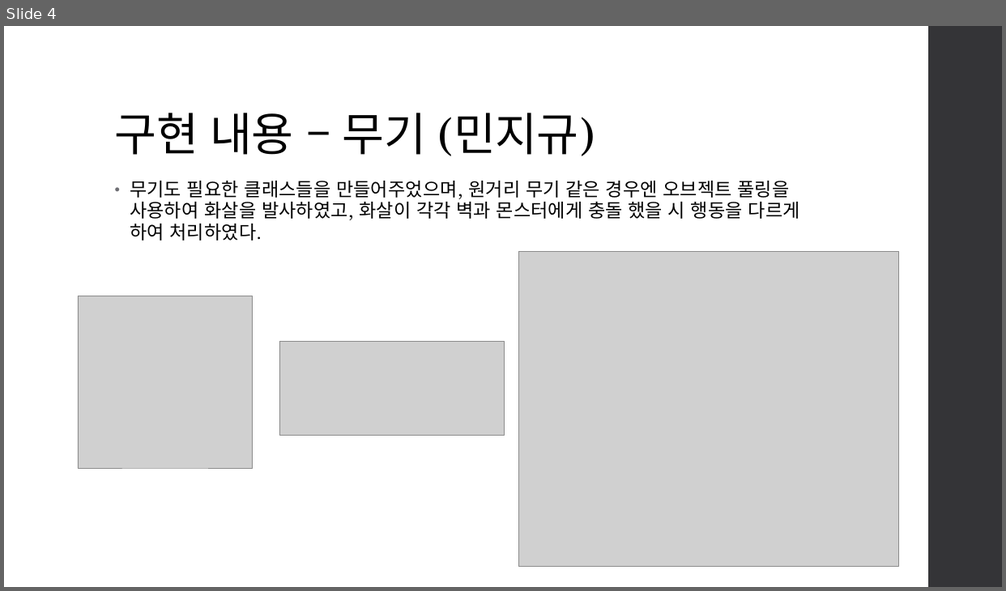
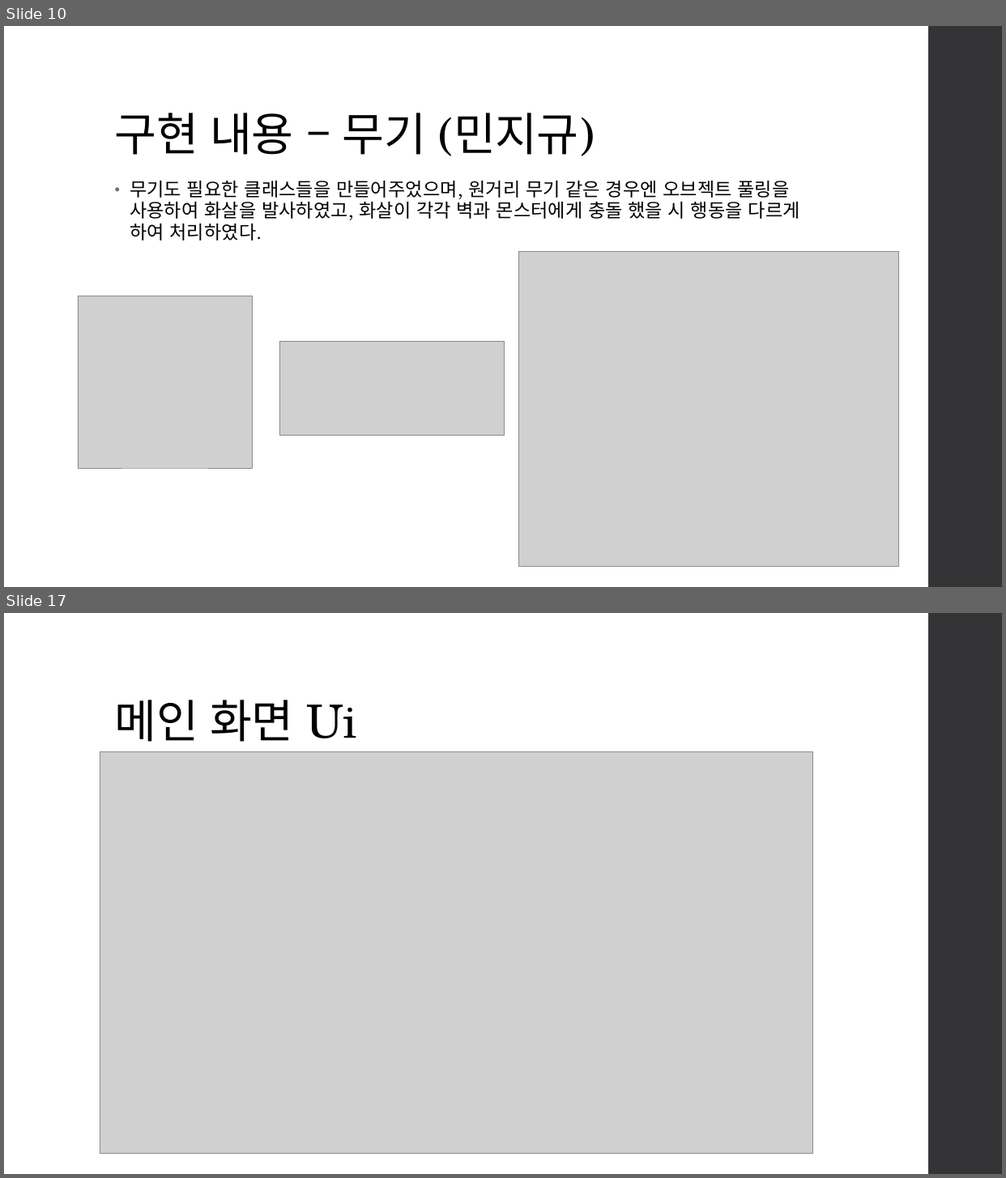
Before and after one commit to jigyu12/SFML_Team_Mockup_Project-Dungreed, a slide deck: SFML 던그리드 모작 팀 프로젝트(민지규, 박지광, 황규영) 발표 자료.pptx. Shown one above the other, each under a label of ours: slide 4 before the commit, slides 10 and 17 after it; the slides between them are not shown. The pictures are 1006x591 and 1006x1178 pixels, drawn with LibreOffice and Linux fonts; fonts in the diff are those of the drawing; grey boxes stand for pictures. Boxes give left, top, right and bottom in pixels: in the first picture for what was removed or moved away, otherwise in the second. Text is boxed around its words. In the diff, an @@ line names an element or a change of style, - is before the commit and + after.

```diff
--- a/SFML 던그리드 모작 팀 프로젝트(민지규, 박지광, 황규영) 발표 자료.pptx
+++ b/SFML 던그리드 모작 팀 프로젝트(민지규, 박지광, 황규영) 발표 자료.pptx
@@ slide 17 added at bbox=[4, 613, 1002, 1174], background #FFFFFF; not listed: 1 template element that a slide beside it also shows @@
@@ title added at bbox=[115, 700, 357, 742], 44 pt, text #000000 @@
+메인 화면 Ui
@@ picture added at bbox=[100, 752, 812, 1153] @@
@@ what was slide 4 is now slide 10 @@
```
Also in this commit, not shown: 1 slide changed, 19 other slides added, 1 slide removed.
